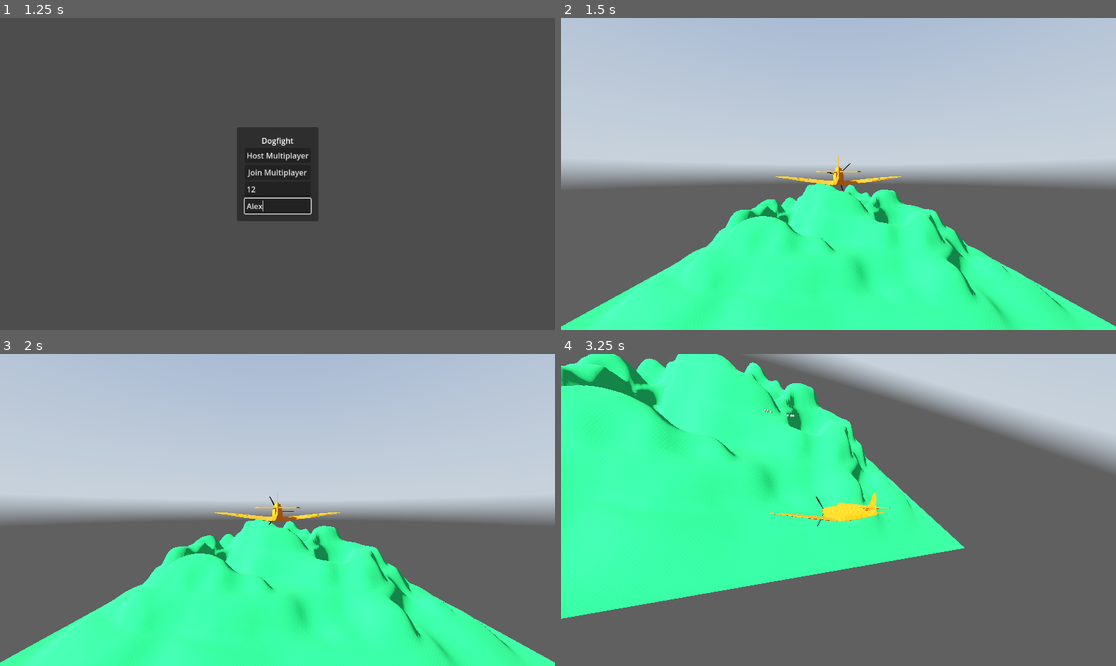
Above: before the commit, frames 1-4 (two rows, left to right).
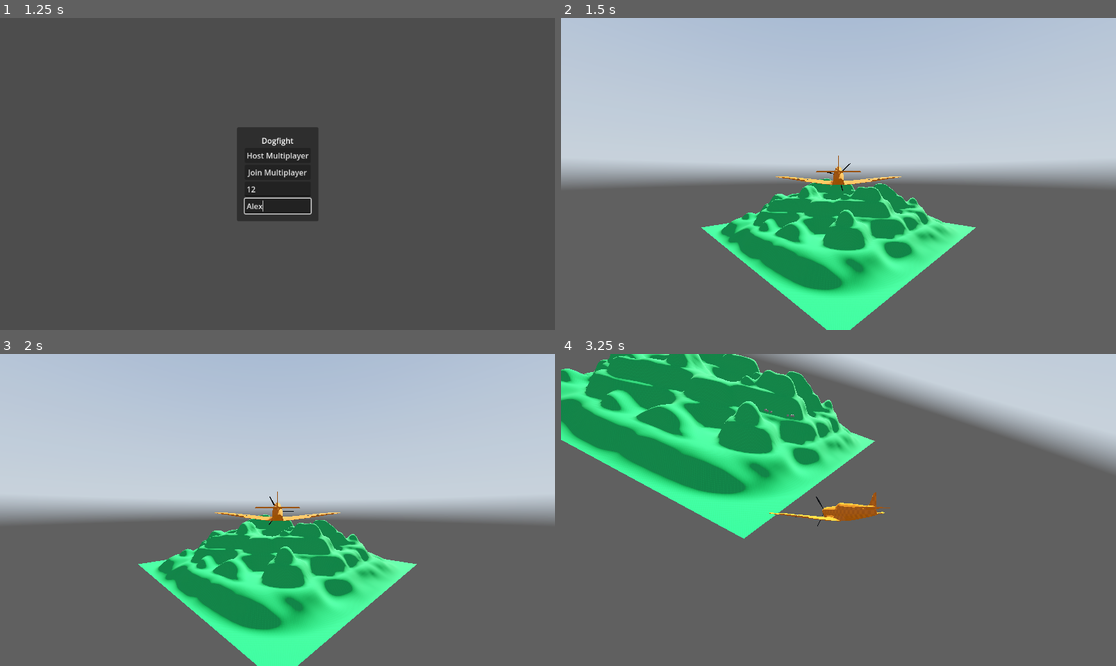
Above: after the commit, the same moments.

Repository: Monkeytonk115/godot-dogfight
Game: Godot game, scene res://scenes/main.tscn
The game is run twice, just before and just after one commit, with the same random seed, the same clock (stepped at 60 frames per second) and the same inputs. A sky picture missing from this copy of the repository is replaced by a grey-blue gradient.
Inputs (mouse positions are in pixels of both pictures, inside the frame that each line leads up to):
- Up to frame 1 (1.25 s): click (277, 189) at 0.52 s; type "12" at 0.6 s; click (277, 205) at 0.75 s; type "Alex" at 0.83 s
- Up to frame 2 (1.5 s): click "Host Multiplayer" at 1.25 s
- Up to frame 3 (2 s): no input
- Up to frame 4 (3.25 s): move the mouse to (960, 494) at 2.02 s; hold D (Roll_Right) 2.03-2.78 s; hold Right mouse button (free_cam) 2.03-2.78 s; move the mouse to (727, 525) at 2.77 s; hold W (Pitch_Down) from 2.78 s (still down); tap Space (trigger) at 2.85 s

Frame 1 is identical in both runs. In frame 2, 24% of the frame differs, in the area x 0-100%, y 44-100%; in frame 3, 24%; in frame 4, 38%, in the area x 0-73%, y 0-85%.

Commit message:
removed plane randomiser

Diff:
--- a/scenes/main.gd
+++ b/scenes/main.gd
@@ -36,7 +36,7 @@
 
 
 func spawn_plane(peer_id):
-	var new_spitfire = [SPITFIRE_ACTION, _109E_ACTION].pick_random().instantiate()
+	var new_spitfire = SPITFIRE_ACTION.instantiate()
 	new_spitfire.set_multiplayer_authority(peer_id)
 	new_spitfire.set_name("spitfire" + str(peer_id))
 	$players.add_child(new_spitfire, true)
